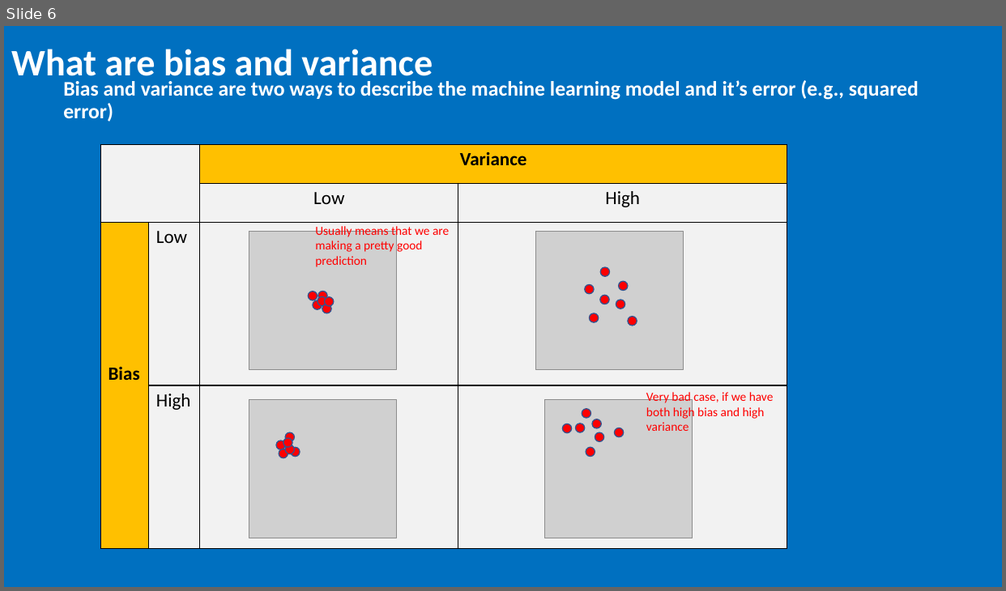
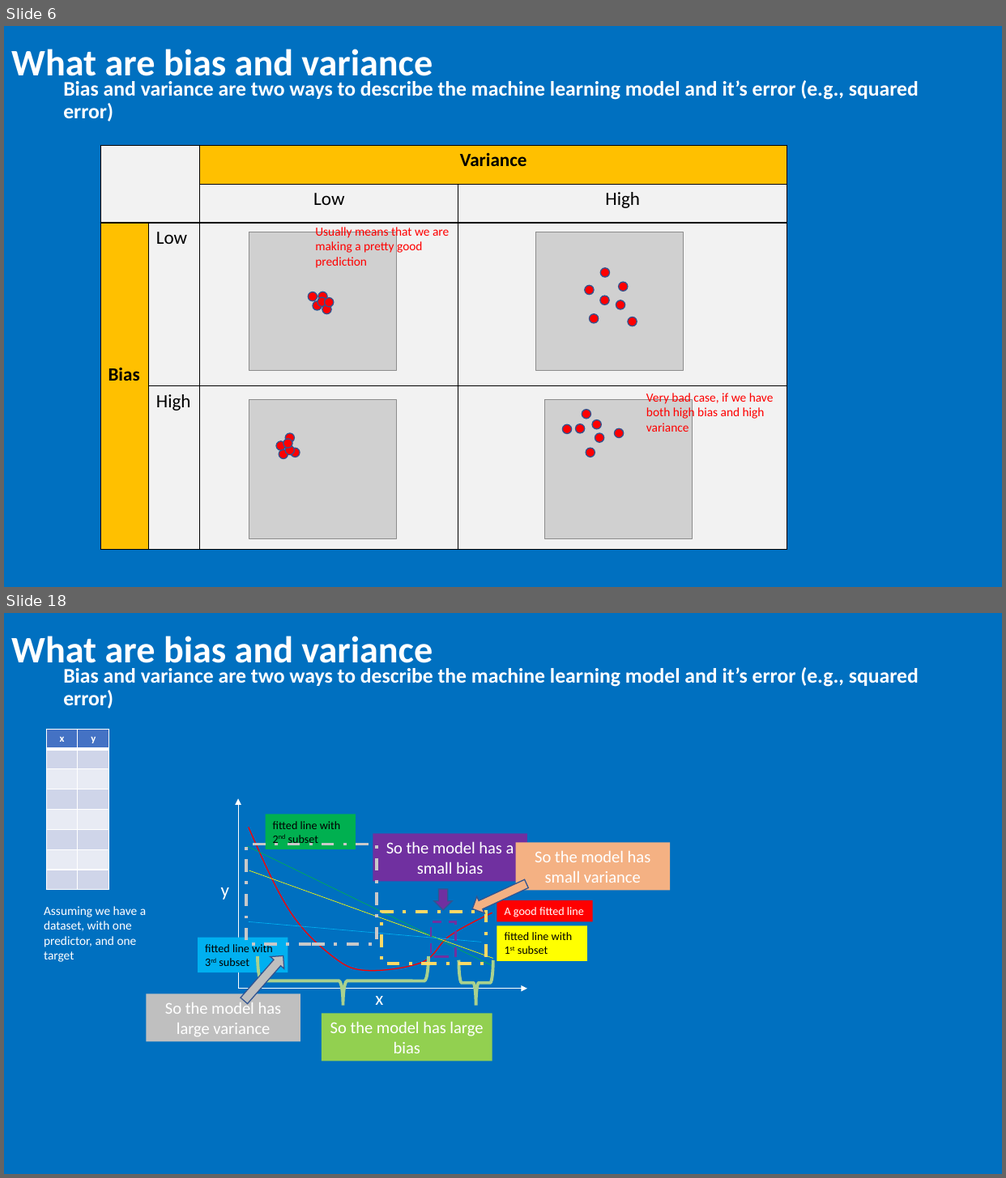
Before and after one commit to jzanetti/Sijin_ML, a slide deck: docs/source/evaluation/slides/bias_and_variance.pptx. Shown one above the other, each under a label of ours: slide 6 before the commit, slides 6 and 18 after it; the slides between them are not shown. The pictures are 1006x591 and 1006x1178 pixels, drawn with LibreOffice and Linux fonts; fonts in the diff are those of the drawing; grey boxes stand for pictures. Boxes give left, top, right and bottom in pixels: in the first picture for what was removed or moved away, otherwise in the second. Text is boxed around its words. In the diff, an @@ line names an element or a change of style, - is before the commit and + after.

```diff
--- a/docs/source/evaluation/slides/bias_and_variance.pptx
+++ b/docs/source/evaluation/slides/bias_and_variance.pptx
@@ slide 18 added at [4, 613, 1002, 1174], background #0070C0 @@
@@ title added at [11, 636, 432, 672], 36 pt, text #FFFFFF, bold @@
+What are bias and variance
@@ text added at [63, 667, 918, 709], 20 pt, text #FFFFFF, bold @@
+Bias and variance are two ways to describe the machine learning model and it’s error (e.g., squared error)
@@ table added at [47, 729, 109, 888], 8 rows, 2 columns @@
+x | y
+ | 
+ | 
+ | 
+ | 
+ | 
+ | 
+ | 
@@ arrow added from (238, 989) to (238, 798), #FFFFFF 0.5 pt @@
@@ freeform shape added at [249, 827, 493, 971], outline #FF0000 1 pt @@
@@ rectangle added at [266, 815, 356, 850], fill #00B050, 11 pt, text #000000 @@
+fitted line with 2nd subset
@@ rectangle added at [246, 845, 376, 944], outline #C9C9C9 3 pt dashed @@
@@ line added from (247, 846) to (492, 965), #00B050 0.5 pt @@
@@ rectangle added at [373, 834, 527, 882], fill #7030A0, 16 pt, text #FFFFFF @@
+So the model has a small bias
@@ rectangle added at [515, 843, 670, 891], fill #F4B183, 16 pt, text #FFFFFF @@
+So the model has small variance
@@ line added from (249, 871) to (493, 959), #FFFF00 0.5 pt @@
@@ down arrow added at [469, 876, 530, 918], fill #F4B183, outline #325491 1 pt @@
@@ text added at [221, 888, 229, 900], 18 pt, text #FFFFFF @@
+y
@@ down arrow added at [434, 889, 452, 910], fill #7030A0, outline #325491 1 pt @@
@@ rectangle added at [497, 901, 593, 922], fill #FF0000, 11 pt, text #FFFFFF @@
+A good fitted line
@@ text added at [44, 906, 146, 962], 12 pt, text #FFFFFF @@
+Assuming we have a dataset, with one predictor, and one target
@@ line added from (249, 922) to (482, 943), #00B0F0 0.5 pt @@
@@ rectangle added at [382, 913, 486, 964], outline #FFD966 3 pt dashed @@
@@ rectangle added at [431, 922, 455, 957], outline #7030A0 2.25 pt dashed @@
@@ rectangle added at [497, 926, 588, 961], fill #FFFF00, 11 pt, text #000000 @@
+fitted line with 1st subset
@@ rectangle added at [198, 938, 288, 973], fill #00B0F0, 11 pt, text #000000 @@
+fitted line with 3rd subset
@@ down arrow added at [237, 950, 290, 1007], fill #BFBFBF, outline #325491 1 pt @@
@@ right brace added at [258, 956, 428, 1006], outline #A9D18E 3 pt @@
@@ right brace added at [458, 960, 493, 1006], outline #A9D18E 3 pt @@
@@ rectangle added at [147, 994, 300, 1042], fill #BFBFBF, 16 pt, text #FFFFFF @@
+So the model has large variance
@@ arrow added from (238, 989) to (527, 989), #FFFFFF 0.5 pt @@
@@ text added at [375, 996, 383, 1005], 18 pt, text #FFFFFF @@
+x
@@ rectangle added at [322, 1013, 492, 1062], fill #92D050, 16 pt, text #FFFFFF @@
+So the model has large bias
```
Also in this commit, not shown: 1 slide changed, 23 other slides added.
